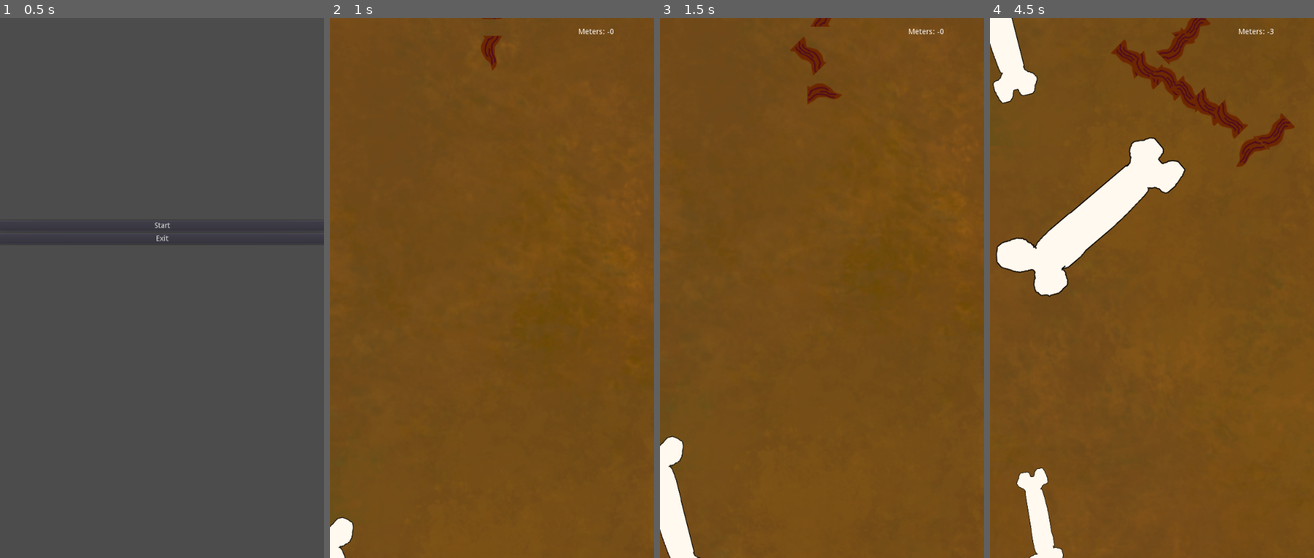
Above: before the commit, frames 1-4 (left to right).
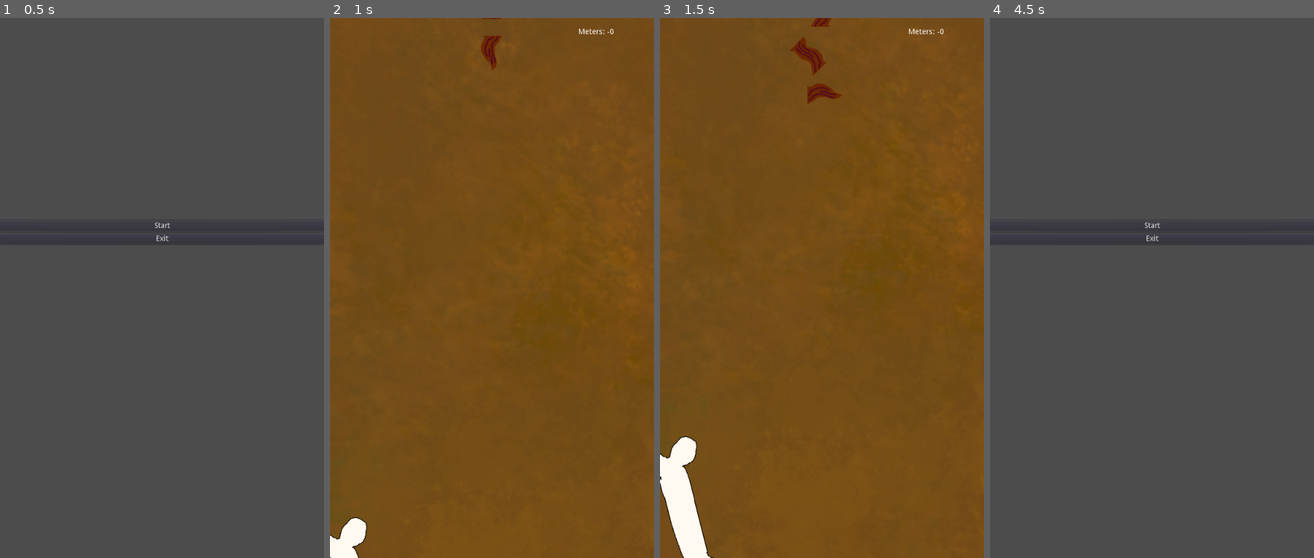
Above: after the commit, the same moments.

Repository: Lycentzia/I-am-Root
Game: Godot game, scene res://scenes/menue.tscn
The game is run twice, just before and just after one commit, with the same random seed, the same clock (stepped at 60 frames per second) and the same inputs.
Inputs:
- Up to frame 1 (0.5 s): no input
- Up to frame 2 (1 s): click "Start" at 0.5 s
- Up to frame 3 (1.5 s): hold Right (move_right) from 1.28 s (still down)
- Up to frame 4 (4.5 s): release Right (move_right) at 2.03 s; hold Left (move_left) 2.03-2.78 s; hold Right (move_right) 2.78-4.28 s; hold Left (move_left) from 4.28 s (still down)

Frame 1 is identical in both runs. In frame 2, 0.5% of the frame differs, in the area x 0-12%, y 92-100%; in frame 3, 1.6%; in frame 4, 100%, in the area x 0-100%, y 0-100%.

Commit message:
Improve spanning

Diff:
--- a/ObjectPool.gd
+++ b/ObjectPool.gd
@@ -3,7 +3,7 @@
 ### Export variables
 export var g_copies_of_each: int = 3
 export var g_min_x: int = 100
-export var g_max_x: int = 500
+export var g_max_x: int = 700
 export var g_min_spawn_wait_ms: int = 1000
 export var g_max_spawn_wait_ms: int = 2000
 export var g_object_velocity: float = 5
--- a/project.godot
+++ b/project.godot
@@ -13,6 +13,10 @@
 config/name="I-am-root"
 run/main_scene="res://scenes/menue.tscn"
 config/icon="res://icon.png"
+
+[autoload]
+
+Highscore="*res://highscore.gd"
 
 [display]
 
